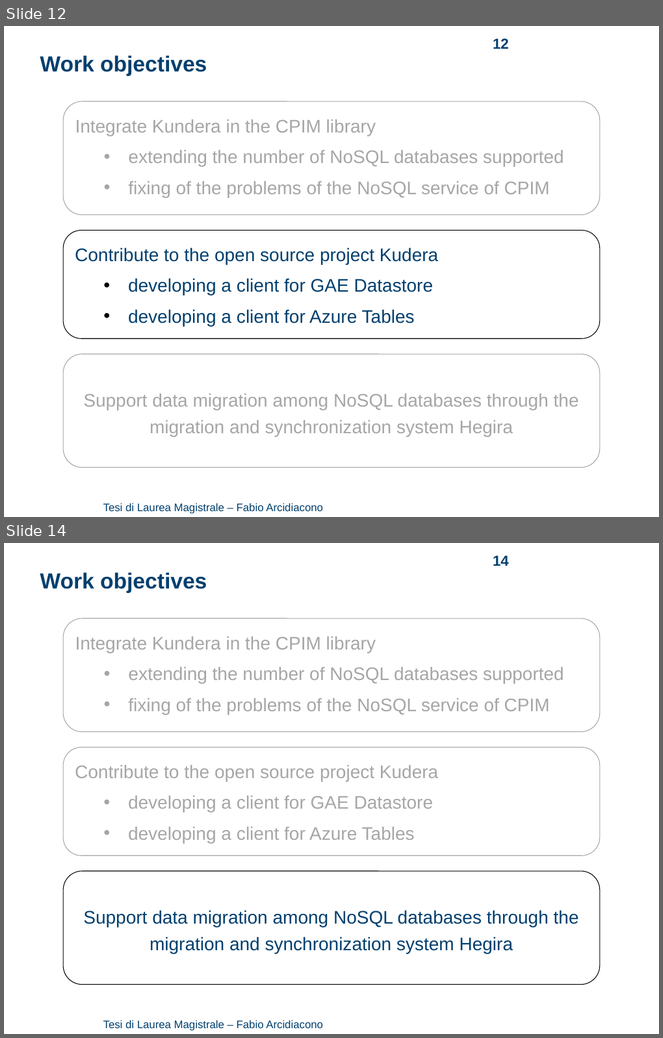
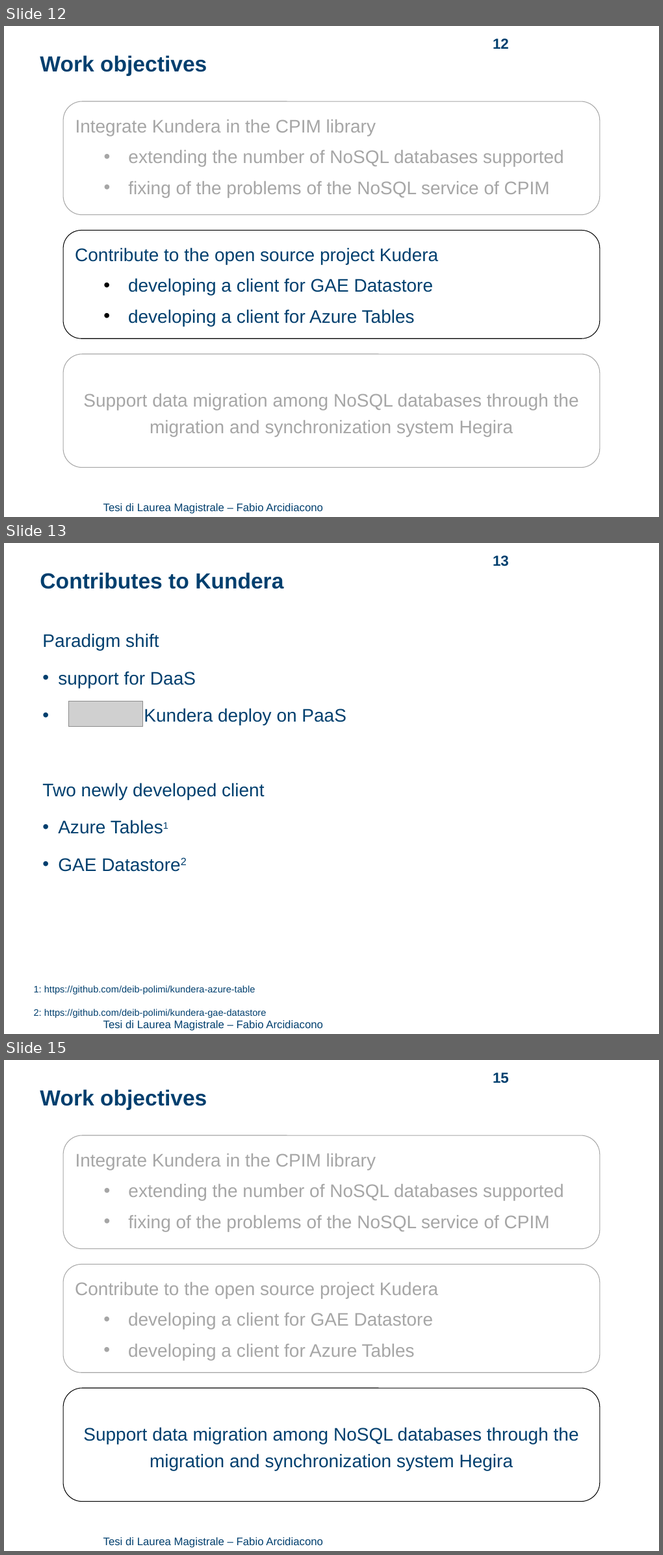
Before and after one commit to arci/thesis, a slide deck: presentation/ThesisPresentation.ppt. Shown one above the other, each under a label of ours: slides 12 and 14 before the commit, slides 12, 13 and 15 after it; the slides between them are not shown. The pictures are 663x1038 and 663x1555 pixels, drawn with LibreOffice and Linux fonts; fonts in the diff are those of the drawing; grey boxes stand for pictures; background and template pictures are left out. Boxes give left, top, right and bottom in pixels: in the first picture for what was removed or moved away, otherwise in the second. Text is boxed around its words. In the diff, an @@ line names an element or a change of style, - is before the commit and + after.

```diff
--- a/presentation/ThesisPresentation.ppt
+++ b/presentation/ThesisPresentation.ppt
@@ slide 13 added at (4,543,659,1034), background #FFFFFF; not listed: 1 template element that a slide beside it also shows @@
@@ page number added at (493,555,509,566), 16 pt, text #003F6E, bold @@
+13
@@ text added at (40,572,284,589), 24 pt, text #003F6E, bold @@
+Contributes to Kundera
@@ text added at (42,633,347,872), 20 pt, text #003F6E @@
+Paradigm shift
+• support for DaaS
+• Kundera deploy on PaaS
+Two newly developed client
+• Azure Tables1
+• GAE Datastore2
@@ picture added at (68,701,143,726) @@
@@ text added at (34,986,267,1018), 18 pt, text #003F6E @@
+1: https://github.com/deib-polimi/kundera-azure-table
+2: https://github.com/deib-polimi/kundera-gae-datastore
@@ what was slide 14 is now slide 15 @@
@@ page number at (493,1072,509,1083): text changed @@
-14
+15
```
Also in this commit, not shown: 8 slides changed, 1 other slide added, 1 slide removed, 2 other files.
